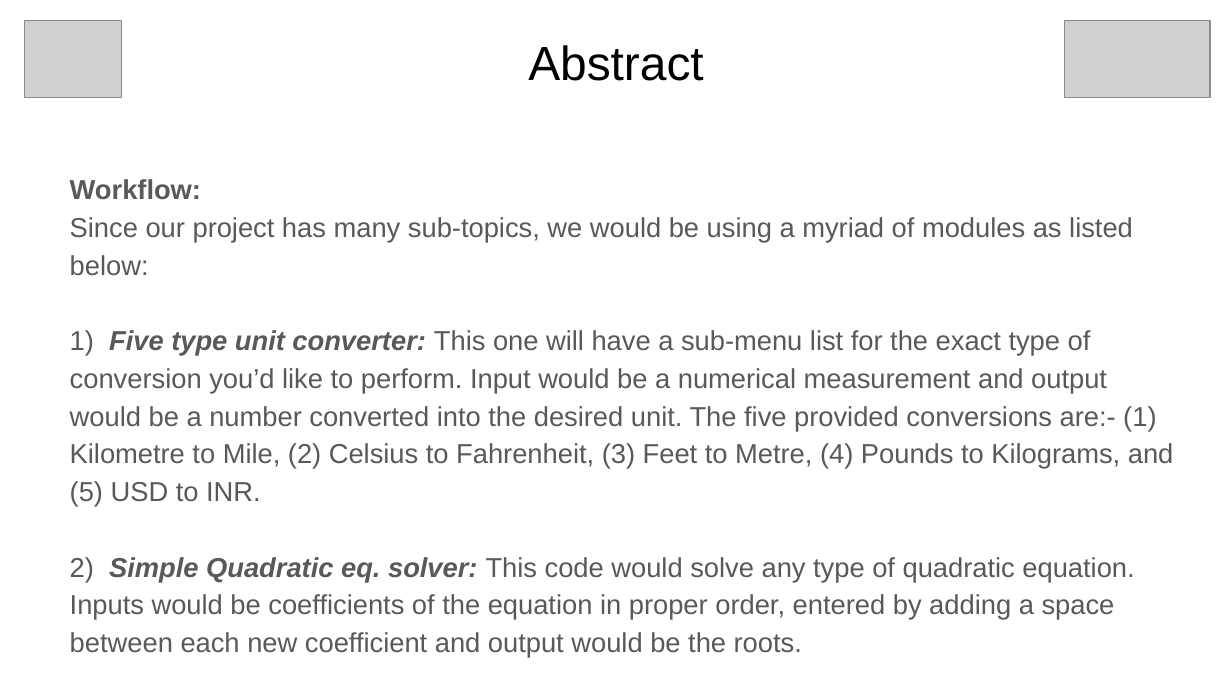
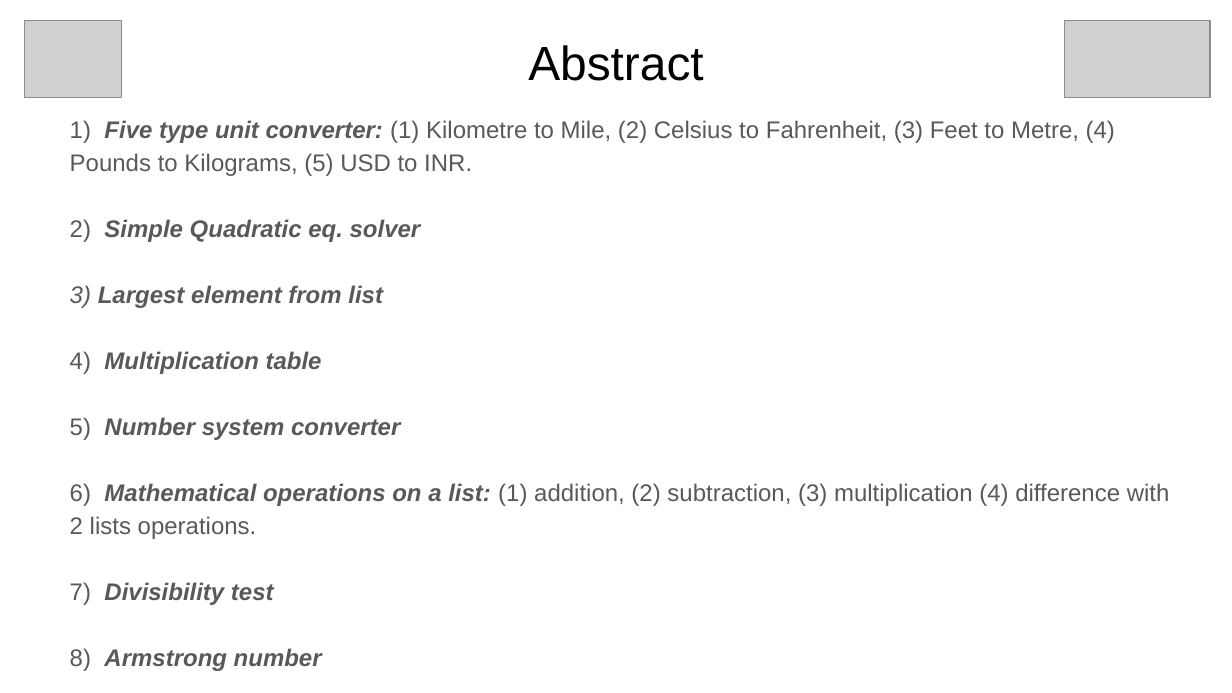
Before and after one commit to grey-hat2003/internship-project, a slide deck: slide 3 of docs/PyPptB2_5.pptx (slide 4 before the commit). Drawn at 1232x693 pixels with LibreOffice and Linux fonts; fonts in the diff are those of the drawing; grey boxes stand for pictures. Boxes give left, top, right and bottom in pixels: in the first picture for what was removed or moved away, otherwise in the second. Text is boxed around its words. In the diff, an @@ line names an element or a change of style, - is before the commit and + after.

Commit message:
updated ppt

```diff
--- a/docs/PyPptB2_5.pptx
+++ b/docs/PyPptB2_5.pptx
@@ text at bbox=[70, 120, 1170, 671]: text changed; size 16 to 14 pt @@
-Workflow:
-Since our project has many sub-topics, we would be using a myriad of modules as listed below:
-1) Five type unit converter: This one will have a sub-menu list for the exact type of conversion you’d like to perform. Input would be a numerical measurement and output would be a number converted into the desired unit. The five provided conversions are:- (1) Kilometre to Mile, (2) Celsius to Fahrenheit, (3) Feet to Metre, (4) Pounds to Kilograms, and (5) USD to INR.
-2) Simple Quadratic eq. solver: This code would solve any type of quadratic equation. Inputs would be coefficients of the equation in proper order, entered by adding a space between each new coefficient and output would be the roots.
+1) Five type unit converter: (1) Kilometre to Mile, (2) Celsius to Fahrenheit, (3) Feet to Metre, (4) Pounds to Kilograms, (5) USD to INR.
+2) Simple Quadratic eq. solver
+3) Largest element from list
+4) Multiplication table
+5) Number system converter
+6) Mathematical operations on a list: (1) addition, (2) subtraction, (3) multiplication (4) difference with 2 lists operations.
+7) Divisibility test
+8) Armstrong number
```
Also in this commit, not shown: 1 other slide changed, 4 slides removed, 1 other file.
